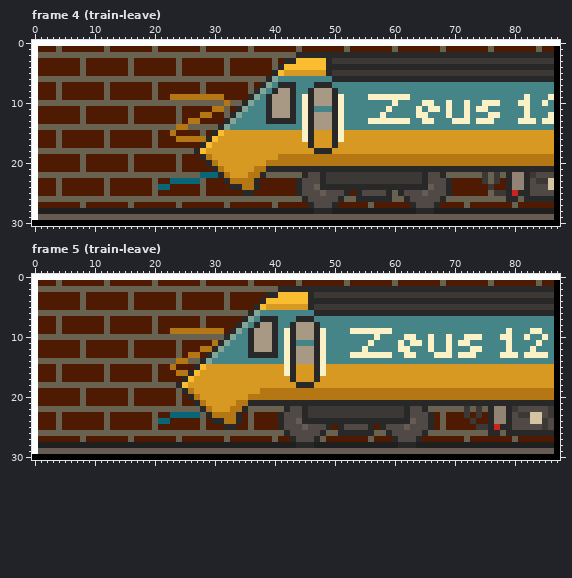
One commit to this pixel-art file: stadt/assets/images/zeus-train.ase. Above is the file before it was changed.
88x31 pixels, 84 frames. Colours within 5 levels of each other are drawn and written as one. Shown: frame 4 (train-leave), frame 5 (train-leave). The commit also changed other frames, which this record leaves out.
After:
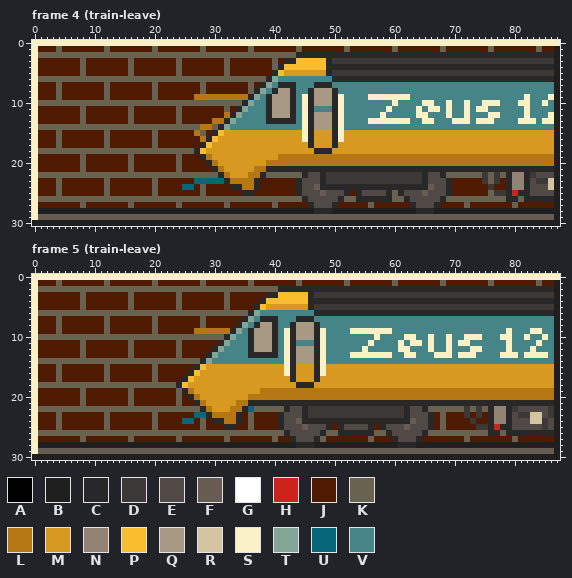
Palette (. is transparent): A #000000  B #1f1f1f  C #282828  D #3c3836  E #504945  F #665c54  G #ffffff  H #cc241d  J #4e1a01  K #696250  L #b57614  M #d79921  N #928374  P #fabd2f  Q #a89984  R #d5c4a1  S #fbf1c7  T #83a598  U #076678  V #458588
From old to new:
Changed rows in their new state; - is an unchanged pixel.
Frame 4 (train-leave), layers "border", "neon-sign/neon":
first column x 0:
 0 SSSSSSSSSSSSSSSSSSSSSSSSSSSSSSSSSSSSSSSSSSSSSSSSSSSSSSSSSSSSSSSSSSSSSSSSSSSSSSSSSSSSSSSS
 1 S--------------------------------------------------------------------------------------B
 2 S--------------------------------------------------------------------------------------B
 3 S--------------------------------------------------------------------------------------B
 4 S--------------------------------------------------------------------------------------B
 5 S--------------------------------------------------------------------------------------B
 6 S--------------------------------------------------------------------------------------B
 7 S--------------------------------------------------------------------------------------B
 8 S--------------------------------------------------------------------------------------B
 9 S----------------------JJJJ-----LLLL---------------------------------------------------B
10 S-------------------------------K------------------------------------------------------B
11 S-----------------------------JJ-------------------------------------------------------B
12 S---------------------------JJ--L------------------------------------------------------B
13 S-------------------------JJ--LL-------------------------------------------------------B
14 S-----------------------KK--LL---------------------------------------------------------B
15 S----------------------J---L-----------------------------------------------------------B
16 S-----------------------JJJJ-----------------------------------------------------------B
17 S--------------------------------------------------------------------------------------B
18 S--------------------------------------------------------------------------------------B
19 S--------------------------------------------------------------------------------------B
20 S--------------------------------------------------------------------------------------B
21 S--------------------------------------------------------------------------------------B
22 S---------------------------KKK--------------------------------------------------------B
23 S----------------------JJJJ-UUUU-------------------------------------------------------B
24 S--------------------JJ--UU------------------------------------------------------------B
25 S--------------------------------------------------------------------------------------B
26 S--------------------------------------------------------------------------------------B
27 S--------------------------------------------------------------------------------------B
28 S--------------------------------------------------------------------------------------B
29 S--------------------------------------------------------------------------------------B
30 BBBBBBBBBBBBBBBBBBBBBBBBBBBBBBBBBBBBBBBBBBBBBBBBBBBBBBBBBBBBBBBBBBBBBBBBBBBBBBBBBBBBBBBB
Frame 5 (train-leave), layers "border", "neon-sign/neon":
first column x 0:
 0 SSSSSSSSSSSSSSSSSSSSSSSSSSSSSSSSSSSSSSSSSSSSSSSSSSSSSSSSSSSSSSSSSSSSSSSSSSSSSSSSSSSSSSSS
 1 S--------------------------------------------------------------------------------------B
 2 S--------------------------------------------------------------------------------------B
 3 S--------------------------------------------------------------------------------------B
 4 S--------------------------------------------------------------------------------------B
 5 S--------------------------------------------------------------------------------------B
 6 S--------------------------------------------------------------------------------------B
 7 S--------------------------------------------------------------------------------------B
 8 S--------------------------------------------------------------------------------------B
 9 S----------------------JJJJ-----L------------------------------------------------------B
10 S--------------------------------------------------------------------------------------B
11 S-----------------------------J--------------------------------------------------------B
12 S---------------------------JJ---------------------------------------------------------B
13 S-------------------------JJ-----------------------------------------------------------B
14 S-----------------------KK-------------------------------------------------------------B
15 S----------------------J---------------------------------------------------------------B
16 S-----------------------JJ-------------------------------------------------------------B
17 S--------------------------------------------------------------------------------------B
18 S--------------------------------------------------------------------------------------B
19 S--------------------------------------------------------------------------------------B
20 S--------------------------------------------------------------------------------------B
21 S--------------------------------------------------------------------------------------B
22 S-----------------------------------U--------------------------------------------------B
23 S----------------------JJJJ-U----------------------------------------------------------B
24 S--------------------JJ--UU------------------------------------------------------------B
25 S--------------------------------------------------------------------------------------B
26 S--------------------------------------------------------------------------------------B
27 S--------------------------------------------------------------------------------------B
28 S--------------------------------------------------------------------------------------B
29 S--------------------------------------------------------------------------------------B
30 BBBBBBBBBBBBBBBBBBBBBBBBBBBBBBBBBBBBBBBBBBBBBBBBBBBBBBBBBBBBBBBBBBBBBBBBBBBBBBBBBBBBBBBB
Where, in picture pixels (left, top, right, bottom), the same in both pictures:
changed: (32, 40, 560, 226)
changed: (32, 274, 560, 460)
